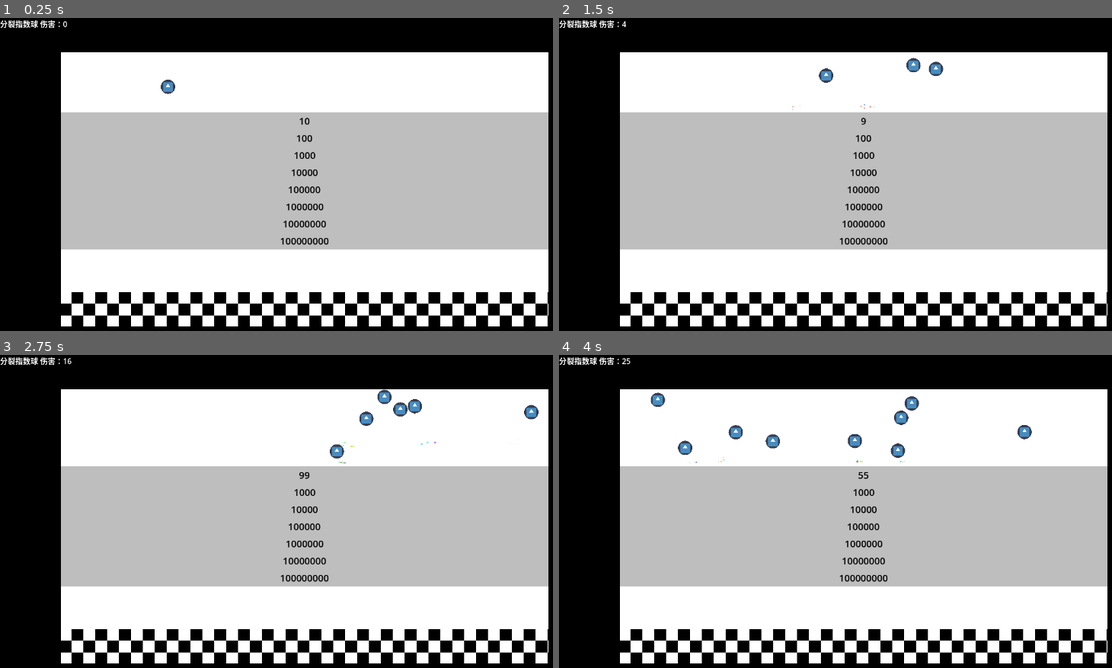
Above: before the commit, frames 1-4 (two rows, left to right).
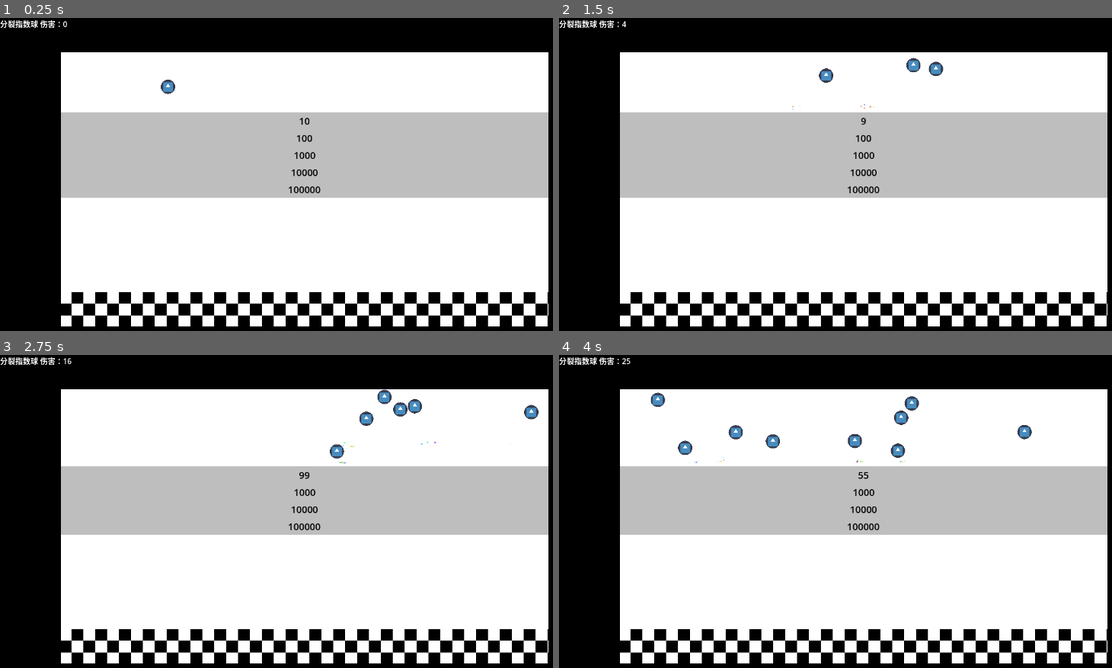
Above: after the commit, the same moments.

Repository: Rundll86/fallingballs
Game: Godot game, scene res://components/World.tscn
The game is run twice, just before and just after one commit, with the same random seed, the same clock (stepped at 60 frames per second) and the same inputs. The engine's default icon, where the game draws it, is replaced by a stand-in: a white triangle on a blue panel in a dark square.
Inputs:
- Up to frame 1 (0.25 s): no input
- Up to frame 2 (1.5 s): no input
- Up to frame 3 (2.75 s): no input
- Up to frame 4 (4 s): no input

The runs differ from the first frame. In frame 1, 15% of the frame differs, in the area x 11-100%, y 57-74%; in frame 2, 15%; in frame 3, 15%; in frame 4, 15%.

Commit message:
feat(音效): 添加胜利音效和收集音效
为BallBase添加胜利音效，为SplitBall添加收集音效
移除World.tscn中多余的碰撞层设置
在Winner.gd中添加球体销毁逻辑
清理GravityBox.tscn中多余的墙壁节点

Diff:
--- a/components/Abstracts/BallBase.tscn
+++ b/components/Abstracts/BallBase.tscn
@@ -1,7 +1,8 @@
-[gd_scene load_steps=7 format=3 uid="uid://2ieitt62h5rm"]
+[gd_scene load_steps=8 format=3 uid="uid://2ieitt62h5rm"]
 
 [ext_resource type="Script" path="res://scripts/Statemachines/BallBase.gd" id="1_6n61d"]
 [ext_resource type="Script" path="res://scripts/Statemachines/Circle.gd" id="2_cnf5w"]
+[ext_resource type="AudioStream" uid="uid://bjhltwqyn31gd" path="res://resources/sounds/Bell Toll.wav" id="2_k145n"]
 [ext_resource type="Texture2D" uid="uid://gjopiwetb1c4" path="res://icon.svg" id="3_t36mp"]
 
 [sub_resource type="PhysicsMaterial" id="PhysicsMaterial_pm2r4"]
@@ -29,13 +30,16 @@
 
 [node name="attack" type="AudioStreamPlayer2D" parent="sounds"]
 
+[node name="win" type="AudioStreamPlayer2D" parent="sounds"]
+stream = ExtResource("2_k145n")
+
 [node name="trail" type="GPUParticles2D" parent="."]
 amount = 50
 process_material = SubResource("ParticleProcessMaterial_isie4")
 
 [node name="hitbox" type="CollisionShape2D" parent="."]
 unique_name_in_owner = true
-shape = SubResource("CircleShape2D_4yqlk")
+shape = SubResource("CircleShape2D_3ssl2")
 
 [node name="mask" type="Polygon2D" parent="."]
 unique_name_in_owner = true
--- a/components/Scenes/Balls/SplitBall.tscn
+++ b/components/Scenes/Balls/SplitBall.tscn
@@ -1,7 +1,8 @@
-[gd_scene load_steps=4 format=3 uid="uid://btvj03fot0k43"]
+[gd_scene load_steps=5 format=3 uid="uid://btvj03fot0k43"]
 
 [ext_resource type="PackedScene" uid="uid://2ieitt62h5rm" path="res://components/Abstracts/BallBase.tscn" id="1_2e1lw"]
 [ext_resource type="Script" path="res://scripts/Contents/Balls/SplitBall.gd" id="2_kegkv"]
+[ext_resource type="AudioStream" uid="uid://ur56oghflbly" path="res://resources/sounds/Collect.wav" id="3_ffe7a"]
 
 [sub_resource type="CircleShape2D" id="CircleShape2D_cwuqw"]
 radius = 15.0
@@ -9,6 +10,9 @@
 [node name="Ball" instance=ExtResource("1_2e1lw")]
 script = ExtResource("2_kegkv")
 displayName = "分裂指数球"
+
+[node name="attack" parent="sounds" index="0"]
+stream = ExtResource("3_ffe7a")
 
 [node name="trail" parent="." index="1"]
 emitting = false
--- a/components/Scenes/Playgrounds/GravityBox.tscn
+++ b/components/Scenes/Playgrounds/GravityBox.tscn
@@ -36,22 +36,7 @@
 anchor = Vector2(0.5, 0.5)
 level = 4
 
-[node name="Wall6" parent="." index="8" instance=ExtResource("2_bgl6g")]
-position = Vector2(658.5, 346.5)
-anchor = Vector2(0.5, 0.55)
-level = 5
-
-[node name="Wall7" parent="." index="9" instance=ExtResource("2_bgl6g")]
-position = Vector2(658.5, 378)
-anchor = Vector2(0.5, 0.6)
-level = 6
-
-[node name="Wall8" parent="." index="10" instance=ExtResource("2_bgl6g")]
-position = Vector2(658.5, 409.5)
-anchor = Vector2(0.5, 0.65)
-level = 7
-
-[node name="Winner" parent="." index="11" instance=ExtResource("3_lw1q2")]
+[node name="Winner" parent="." index="8" instance=ExtResource("3_lw1q2")]
 position = Vector2(658.5, 535.5)
 size = Vector2(0.8, 0.1)
 anchor = Vector2(0.5, 0.85)
--- a/components/Scenes/Winner.tscn
+++ b/components/Scenes/Winner.tscn
@@ -12,12 +12,11 @@
 
 [node name="Winner" type="Area2D"]
 collision_layer = 2
-collision_mask = 0
 script = ExtResource("1_psfcv")
 
 [node name="hitbox" type="CollisionShape2D" parent="."]
 unique_name_in_owner = true
-shape = SubResource("RectangleShape2D_x0ilh")
+shape = SubResource("RectangleShape2D_l2wuk")
 
 [node name="texture" type="ColorRect" parent="."]
 unique_name_in_owner = true
--- a/components/World.tscn
+++ b/components/World.tscn
@@ -9,4 +9,3 @@
 
 [node name="Ball" parent="Playground" instance=ExtResource("2_cnqu2")]
 position = Vector2(314, 116)
-collision_layer = 1
--- a/scripts/Statemachines/Winner.gd
+++ b/scripts/Statemachines/Winner.gd
@@ -14,6 +14,7 @@
 		func(body):
 			if body is BallBase:
 				print("%s赢了！" % body.displayName)
+				body.queue_free()
 	)
 func _process(_delta):
 	texture.size = get_viewport_rect().size * size
Not shown: 1 places in components/Abstracts/BallBase.tscn that only renumber resources
Not shown: 1 places in components/Scenes/Winner.tscn that only renumber resources
Not shown, added: resources/sounds/Bell Toll.wav.import
Not shown, added: resources/sounds/Collect.wav.import
Not shown, added: resources/sounds/Bell Toll.wav
Not shown, added: resources/sounds/Collect.wav
